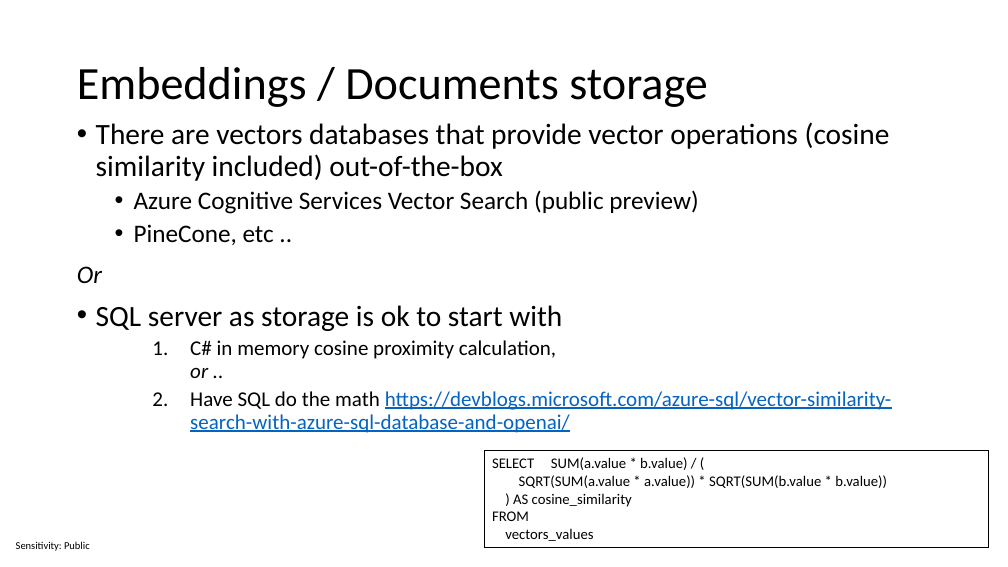
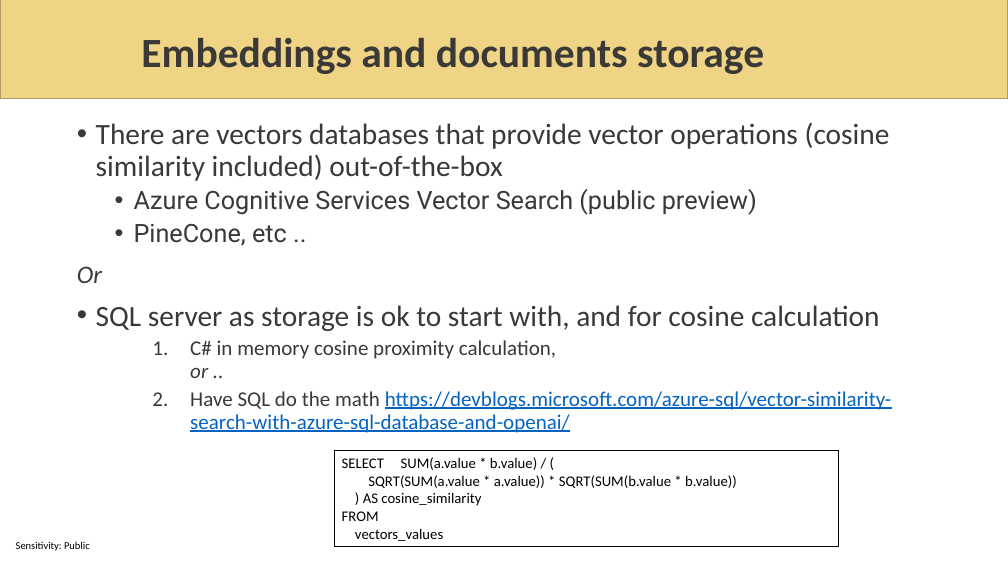
Before and after one commit to sabbadino/AzureDay2023Torino, a slide deck: slide 20 of sessions/room1_15_30/azure-day-ChatBot.pptx (slide 19 before the commit). Drawn at 1008x567 pixels with LibreOffice and Linux fonts; fonts in the diff are those of the drawing; background and template pictures are left out. Boxes give left, top, right and bottom in pixels: in the first picture for what was removed or moved away, otherwise in the second. Text is boxed around its words. In the diff, an @@ line names an element or a change of style, - is before the commit and + after.

Commit message:
work on slides on new template - open chat screen on start

```diff
--- a/sessions/room1_15_30/azure-day-ChatBot.pptx
+++ b/sessions/room1_15_30/azure-day-ChatBot.pptx
@@ rectangle added at [0,0,1008,99], fill #EFD485, outline #B19D62 1 pt @@
@@ title at [141,38,764,74]: text changed; size 44 to 39.6 pt; text colour #000000 to #3B3838; bold on @@
-Embeddings / Documents storage
+Embeddings and documents storage
@@ text at [77,122,892,433]: text colour #000000 to #3B3838 in "There are vectors databases that provide vector ...", "Azure Cognitive Services Vector Search (public preview)", "PineCone, etc ..", "Or" and 2 more places; font Calibri to Roboto in "Azure Cognitive Services Vector Search (public preview)", "PineCone, etc .." @@
@@ text at [96,305,880,331]: text changed; text colour #000000 to #3B3838 @@
-• SQL server as storage is ok to start with
+• SQL server as storage is ok to start with, and for cosine calculation
@@ rectangle "SELECT SUM(a.value * b.value) / ...": place and size @@
-rectangle "SELECT SUM(a.value * b.value) / ..." at [485,451,989,547]
+rectangle "SELECT SUM(a.value * b.value) / ..." at [334,450,839,547]
```
Also in this commit, not shown: 32 other slides changed, 5 slides added, 1 slide removed, 3 other files.
